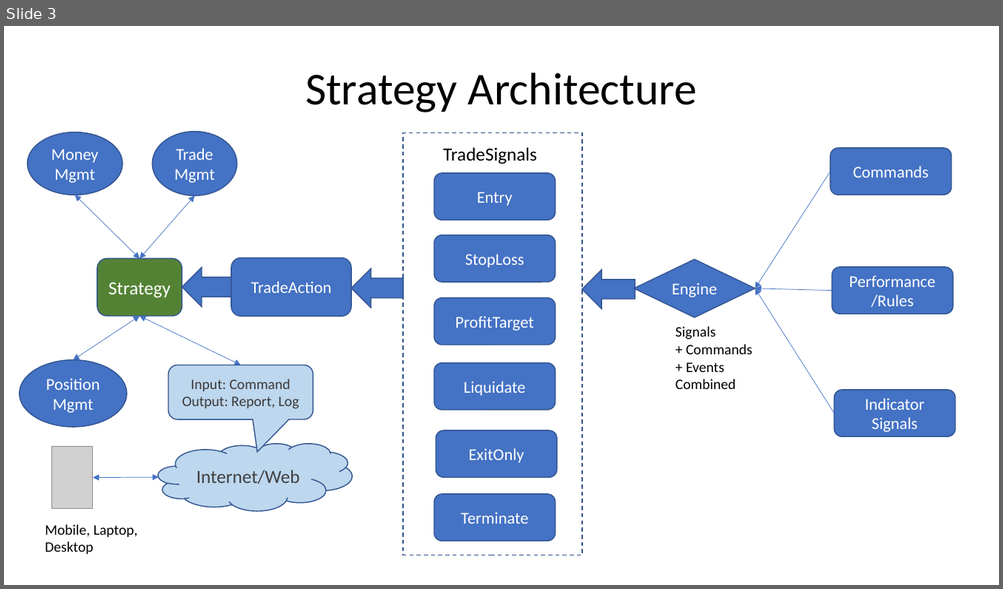
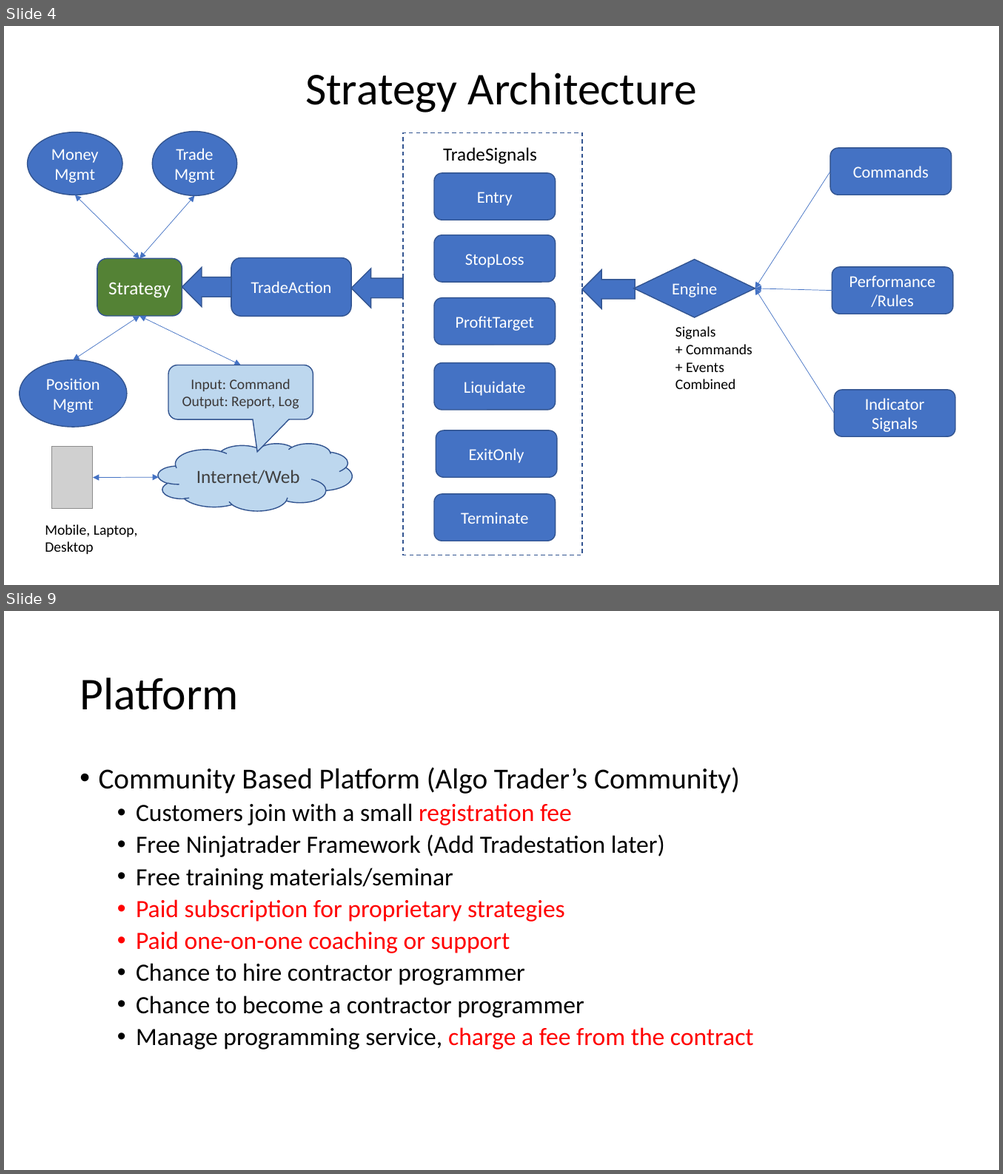
Before and after one commit to gerryzhou/targetrichtrades, a slide deck: NT8/Ninjatrader-web.pptx. Shown one above the other, each under a label of ours: slide 3 before the commit, slides 4 and 9 after it; the slides between them are not shown. The pictures are 1003x589 and 1003x1174 pixels, drawn with LibreOffice and Linux fonts; fonts in the diff are those of the drawing; grey boxes stand for pictures. Boxes give left, top, right and bottom in pixels: in the first picture for what was removed or moved away, otherwise in the second. Text is boxed around its words. In the diff, an @@ line names an element or a change of style, - is before the commit and + after.

```diff
--- a/NT8/Ninjatrader-web.pptx
+++ b/NT8/Ninjatrader-web.pptx
@@ slide 9 added at (x1=4, y1=611, x2=999, y2=1170), background #FFFFFF @@
@@ title added at (x1=79, y1=678, x2=238, y2=710), 44 pt, text #000000 @@
+Platform
@@ text added at (x1=99, y1=767, x2=754, y2=1050), 24 pt, text #000000 @@
+• Community Based Platform (Algo Trader’s Community)
+  • Customers join with a small registration fee
+  • Free Ninjatrader Framework (Add Tradestation later)
+  • Free training materials/seminar
+  • Paid subscription for proprietary strategies
+  • Paid one-on-one coaching or support
+  • Chance to hire contractor programmer
+  • Chance to become a contractor programmer
+  • Manage programming service, charge a fee from the contract
@@ what was slide 3 is now slide 4 @@
```
Also in this commit, not shown: 6 other slides added, 20 other files.
